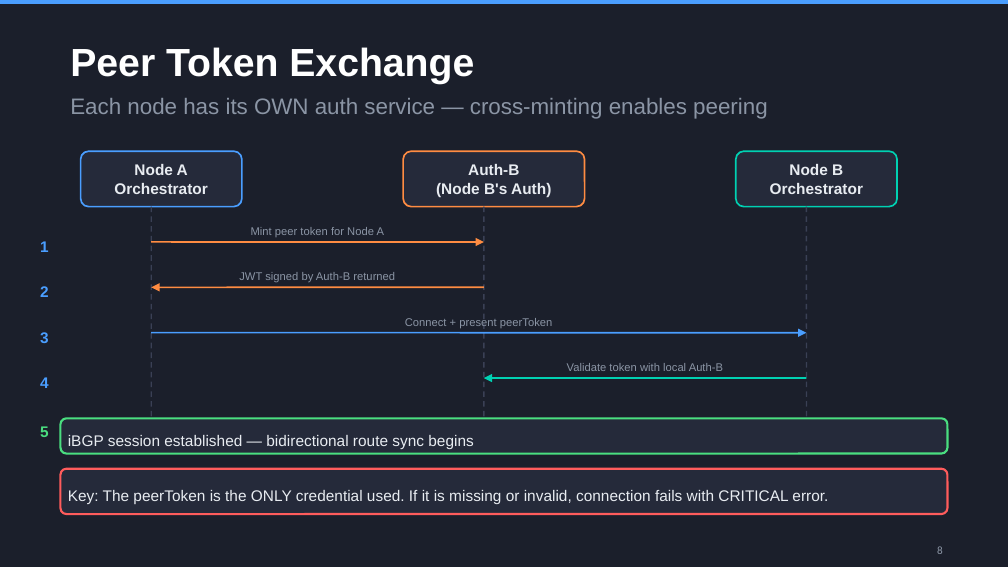
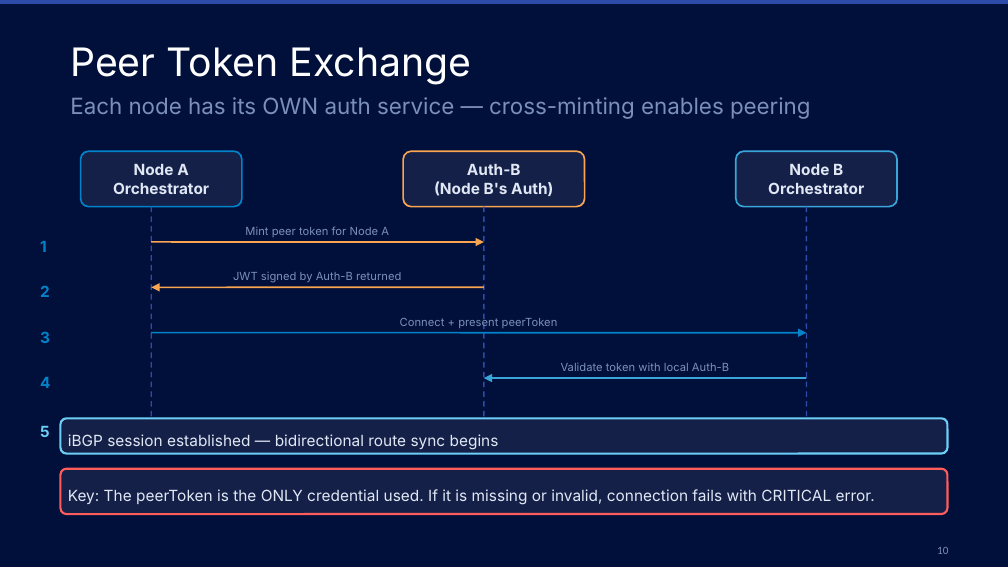
Before and after one commit to orbisoperations/catalyst-router, a slide deck: slide 10 of docker-compose/catalyst-router-deck.pptx (slide 8 before the commit). Drawn at 1008x567 pixels with LibreOffice and Linux fonts; fonts in the diff are those of the drawing. Boxes give left, top, right and bottom in pixels: in the first picture for what was removed or moved away, otherwise in the second. Text is boxed around its words. In the diff, an @@ line names an element or a change of style, - is before the commit and + after.

```diff
--- a/docker-compose/catalyst-router-deck.pptx
+++ b/docker-compose/catalyst-router-deck.pptx
@@ background #1B1F2B to #01103B @@
@@ rectangle at (0,0,1008,4): fill #4A9EFF to #2D4BA9 @@
@@ text "Peer Token Exchange" at (70,47,471,84): font Arial to Inter, bold off @@
@@ rounded rectangle "Node A" at (81,151,242,207): font Arial to Inter, text colour #E8ECF1 to #E0E8F5; fill #252A3A to #152048; outline #4A9EFF 1.2 pt to #0183CA 1.2 pt @@
@@ rounded rectangle "Auth-B" at (403,151,585,207): font Arial to Inter, text colour #E8ECF1 to #E0E8F5; fill #252A3A to #152048; outline #FF8C42 1.2 pt to #F8A451 1.2 pt @@
@@ rounded rectangle "Node B" at (736,151,897,207): font Arial to Inter, text colour #E8ECF1 to #E0E8F5; fill #252A3A to #152048; outline #00D1B2 1.2 pt to #39A5D8 1.2 pt @@
@@ line (151, 207) - (151, 423): stroke #3A4055 1 pt dashed to #2D4BA9 1 pt dashed @@
@@ line (484, 207) - (484, 423): stroke #3A4055 1 pt dashed to #2D4BA9 1 pt dashed @@
@@ line (806, 207) - (806, 423): stroke #3A4055 1 pt dashed to #2D4BA9 1 pt dashed @@
@@ arrow (151, 242) - (484, 242): stroke #FF8C42 1.2 pt to #F8A451 1.2 pt @@
@@ arrow (484, 287) - (151, 287): stroke #FF8C42 1.2 pt to #F8A451 1.2 pt @@
@@ arrow (151, 333) - (806, 333): stroke #4A9EFF 1.2 pt to #0183CA 1.2 pt @@
@@ font Arial to Inter, text colour #8B95A5 to #7B8FB8 in 5 elements at (70,97,811,119), (245,226,389,237), (233,272,401,283), (400,316,558,329), (561,363,729,371) @@
@@ font Arial to Inter, text colour #4A9EFF to #0183CA in 4 elements at (40,241,47,252), (40,285,50,297), (40,332,50,343), (40,377,50,388) @@
@@ arrow (806, 378) - (484, 378): stroke #00D1B2 1.2 pt to #39A5D8 1.2 pt @@
@@ text "5" at (40,426,50,437): font Arial to Inter, text colour #4ADE80 to #6DCFF6 @@
@@ rounded rectangle "iBGP session established — bidirectional ..." at (60,418,948,454): font Arial to Inter, text colour #E8ECF1 to #E0E8F5; fill #252A3A to #152048; outline #4ADE80 1.5 pt to #6DCFF6 1.5 pt @@
@@ rounded rectangle "Key: The peerToken is the ..." at (60,469,948,514): font Arial to Inter, text colour #E8ECF1 to #E0E8F5; fill #252A3A to #152048 @@
@@ page number at (937,547,948,554): text changed; text colour #8B95A5 to #7B8FB8 @@
-8
+10
```
Also in this commit, not shown: 15 other slides changed, 2 slides added, 1 other file.
